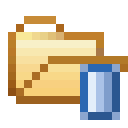
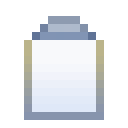
Revision of a layered 128px x 128px image; what changed, layer by layer:
showed "task bug" over [24, 16, 104, 120]
hid "repository query" over [80, 64, 120, 120]
hid "category" over [8, 16, 128, 104]
